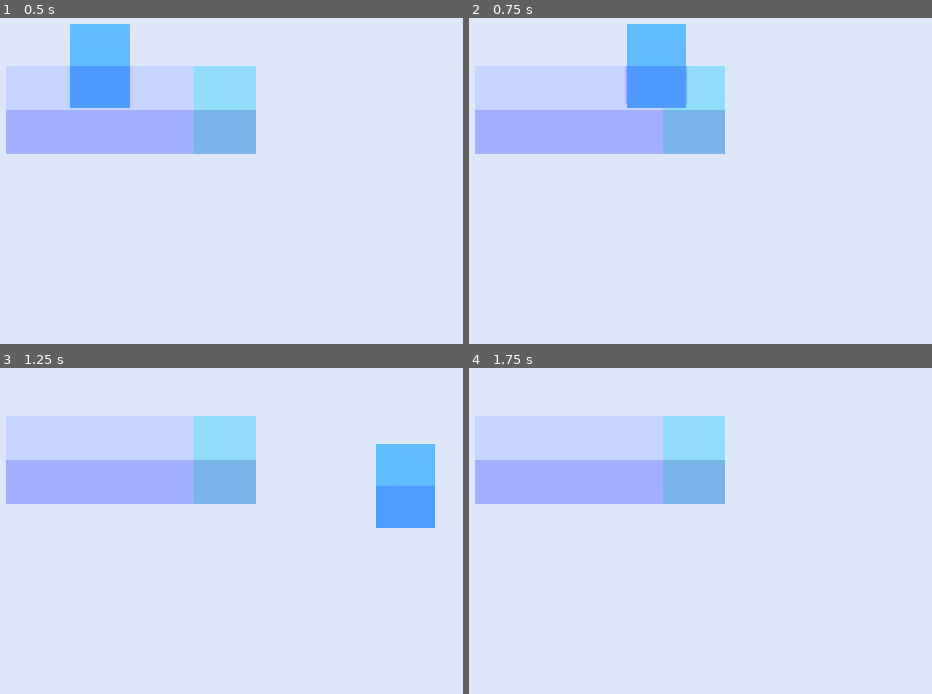
Above: before the commit, frames 1-4 (two rows, left to right).
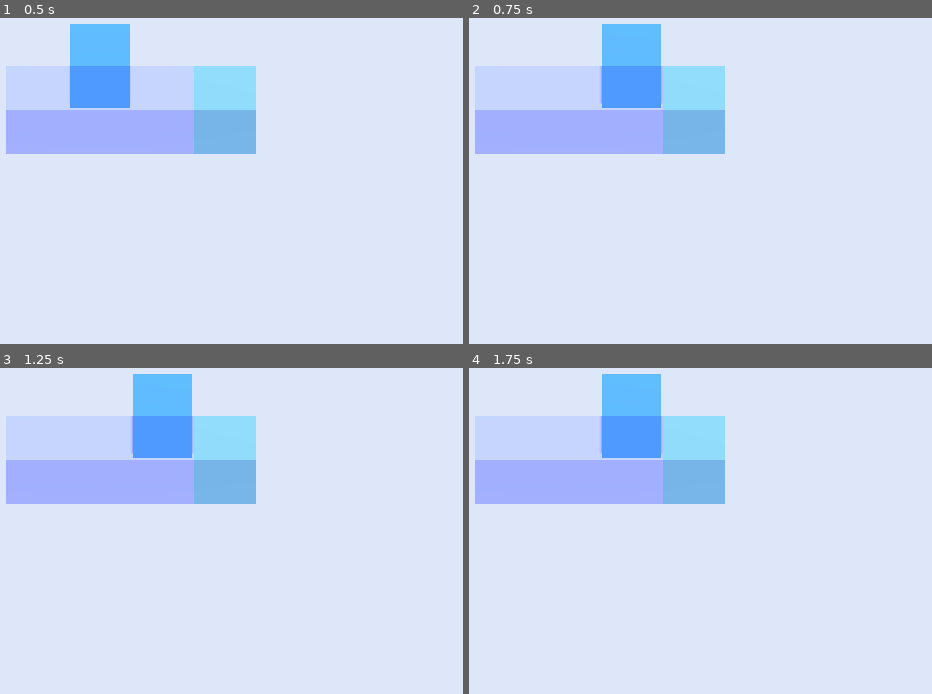
Above: after the commit, the same moments.

Repository: AmyE123/Blocky-Road-Godot
Game: Godot game, scene res://Main.tscn
The game is run twice, just before and just after one commit, with the same random seed, the same clock (stepped at 60 frames per second) and the same inputs.
Inputs:
- Up to frame 1 (0.5 s): no input
- Up to frame 2 (0.75 s): tap Enter at 0.5 s; hold Right (move_right) from 0.53 s (still down)
- Up to frame 3 (1.25 s): keep holding Right (move_right)
- Up to frame 4 (1.75 s): release Right (move_right) at 1.28 s; hold Down (move_back) from 1.28 s (still down)

Frame 1 is identical in both runs. In frame 2, 2.8% of the frame differs, in the area x 28-48%, y 1-28%; in frame 3, 6.6%, in the area x 28-94%, y 1-50%; in frame 4, 3.3%.

Commit message:
- Basic one-block grid movement added
- Got rid of unneeded movement code
- Renamed variables to fit the GDScript style guide

Diff:
--- a/Project/Main.tscn
+++ b/Project/Main.tscn
@@ -24,7 +24,9 @@
 shadow_enabled = true
 
 [node name="Player" parent="." instance=ExtResource( 1 )]
-transform = Transform( 1, 0, 0, 0, 1, 0, 0, 0, 1, 0, 1.5, 0 )
+transform = Transform( 1, 0, 0, 0, 1, 0, 0, 0, 1, 0, 2, 0 )
+axis_lock_motion_z = true
+move_lock_z = true
 
 [node name="CameraPivot" type="Position3D" parent="."]
 
--- a/Project/Player.gd
+++ b/Project/Player.gd
@@ -1,29 +1,21 @@
 extends KinematicBody
 
-export var speed = 14
+export var fall_acceleration = 100
 
-export var fall_acceleration = 75
+export var is_moving = false
+
+export var number_of_spaces = 2
 
 var velocity = Vector3.ZERO
 
 func _physics_process(delta):
-
 	var direction = Vector3.ZERO
-
-	if Input.is_action_pressed("move_right"):
-		direction.x += 1
-	if Input.is_action_pressed("move_left"):
-		direction.x -= 1
-	if Input.is_action_pressed("move_back"):
-		direction.z += 1
-	if Input.is_action_pressed("move_forward"):
-		direction.z -= 1
-
-	if direction != Vector3.ZERO:
-		direction = direction.normalized()
-		$Pivot.look_at(translation + direction, Vector3.UP)
-
-	velocity.x = direction.x * speed
-	velocity.z = direction.z * speed
 	velocity.y -= fall_acceleration * delta
 	velocity = move_and_slide(velocity, Vector3.UP)
+
+func _input(event):
+	if(is_moving == false):
+		if(event.is_action_pressed("move_right")):
+			translate_object_local(Vector3.RIGHT * number_of_spaces)
+		if(event.is_action_pressed("move_left")):
+			translate_object_local(Vector3.LEFT * number_of_spaces)
